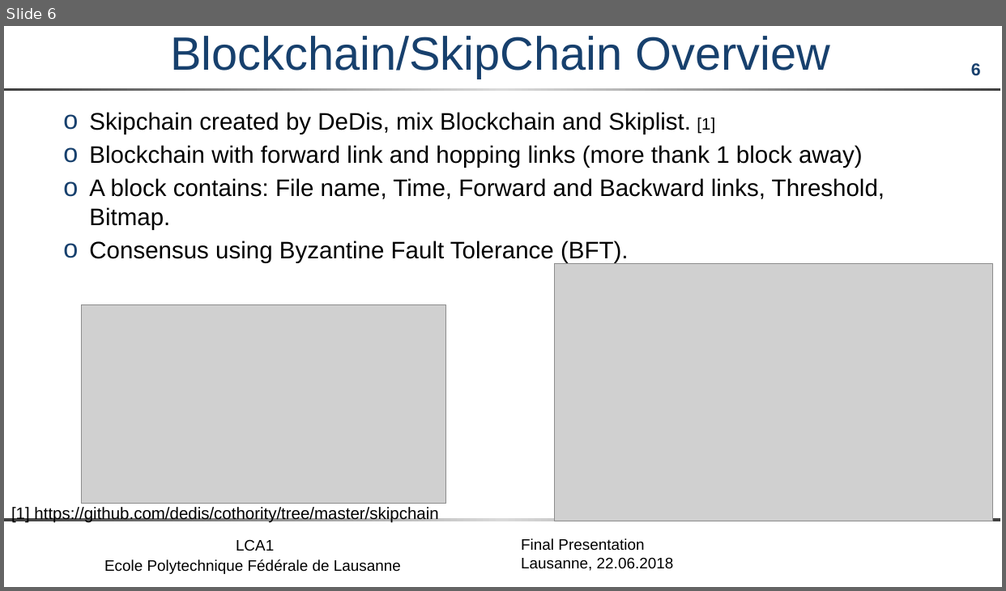
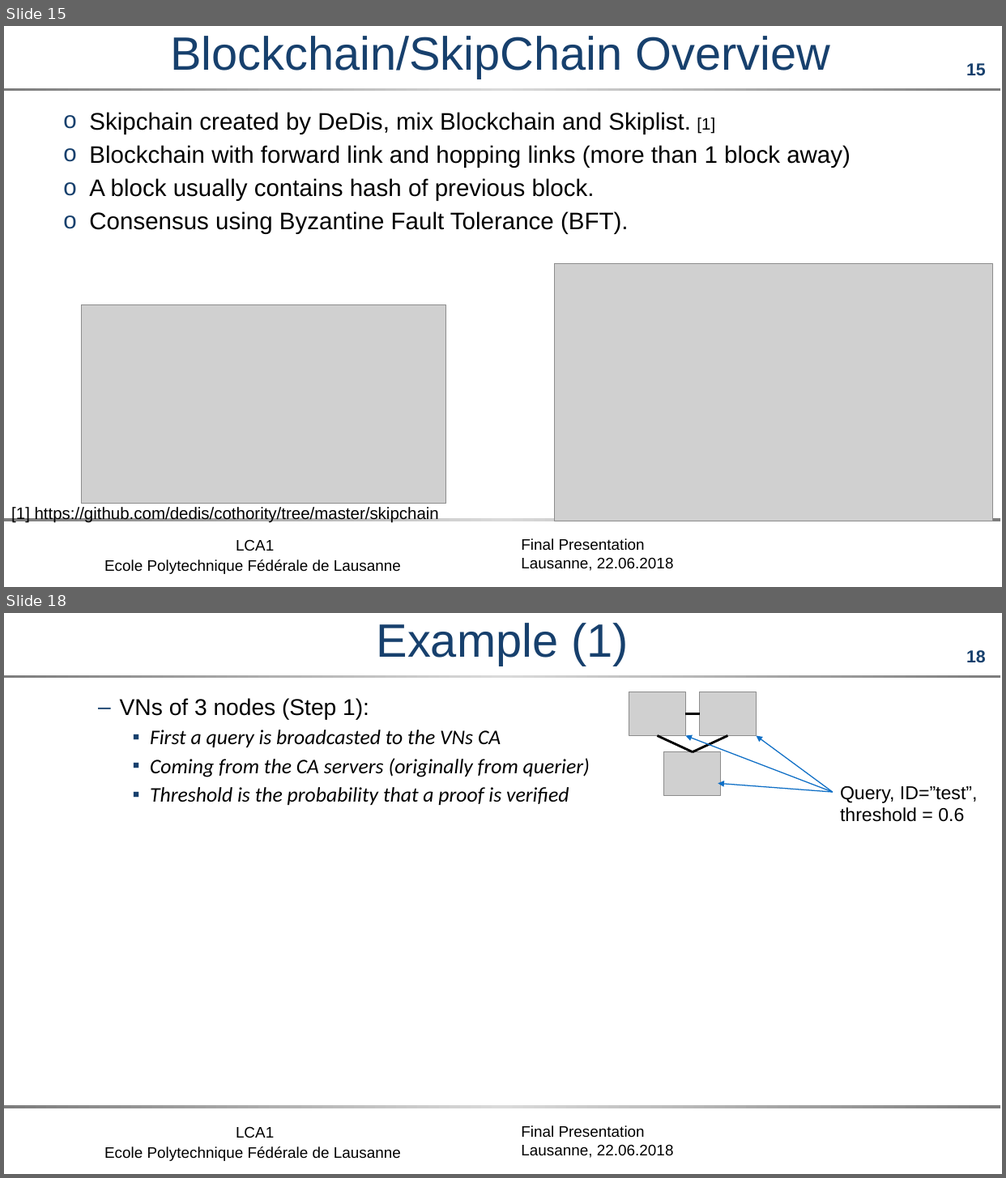
Before and after one commit to maxpr/MasterProjectDocuments, a slide deck: OPT/doc/FinalPresentation.pptx. Shown one above the other, each under a label of ours: slide 6 before the commit, slides 15 and 18 after it; the slides between them are not shown. The pictures are 1006x591 and 1006x1178 pixels, drawn with LibreOffice and Linux fonts; fonts in the diff are those of the drawing; grey boxes stand for pictures; background and template pictures are left out. Boxes give left, top, right and bottom in pixels: in the first picture for what was removed or moved away, otherwise in the second. Text is boxed around its words. In the diff, an @@ line names an element or a change of style, - is before the commit and + after.

```diff
--- a/OPT/doc/FinalPresentation.pptx
+++ b/OPT/doc/FinalPresentation.pptx
@@ slide 18 added at (4, 613, 1002, 1174), background #FFFFFF; not listed: 5 template elements that a slide beside it also shows @@
@@ title added at (377, 623, 629, 665), 45 pt, text #17406D @@
+Example (1)
@@ text added at (120, 698, 590, 805), 20 pt, text #000000, italic @@
+  – VNs of 3 nodes (Step 1):
+    ▪ First a query is broadcasted to the VNs CA
+    ▪ Coming from the CA servers (originally from querier)
+    ▪ Threshold is the probability that a proof is verified
@@ group added at (629, 692, 812, 817): 3 pictures, 3 lines, 1 rectangle @@
@@ arrow added from (833, 792) to (686, 736), #0F6FC6 1 pt @@
@@ arrow added from (833, 792) to (756, 736), #0F6FC6 1 pt @@
@@ arrow added from (833, 792) to (718, 784), #0F6FC6 1 pt @@
@@ text added at (840, 786, 978, 822), 18 pt, text #000000 @@
+Query, ID=”test”,
+threshold = 0.6
@@ what was slide 6 is now slide 15 @@
@@ slide 15 changed as well @@
@@ page number at (966, 63, 986, 76): text changed @@
-6
+15
@@ rectangle at (4, 88, 1001, 91): fill gradient #818181 to #DADADA to gradient #7D7D7D to #DADADA @@
@@ text at (89, 112, 715, 234): less space between paragraphs @@
@@ text at (89, 145, 850, 201): text changed @@
-o Blockchain with forward link and hopping links (more thank 1 block away)
-o A block contains: File name, Time, Forward and Backward links, Threshold, Bitmap.
+o Blockchain with forward link and hopping links (more than 1 block away)
+o A block usually contains hash of previous block.
@@ rectangle at (4, 518, 1001, 522): fill gradient #818181 to #DADADA to gradient #7D7D7D to #DADADA @@
```
Also in this commit, not shown: 5 other slides changed, 29 other slides added, 6 slides removed, 8 other files.
